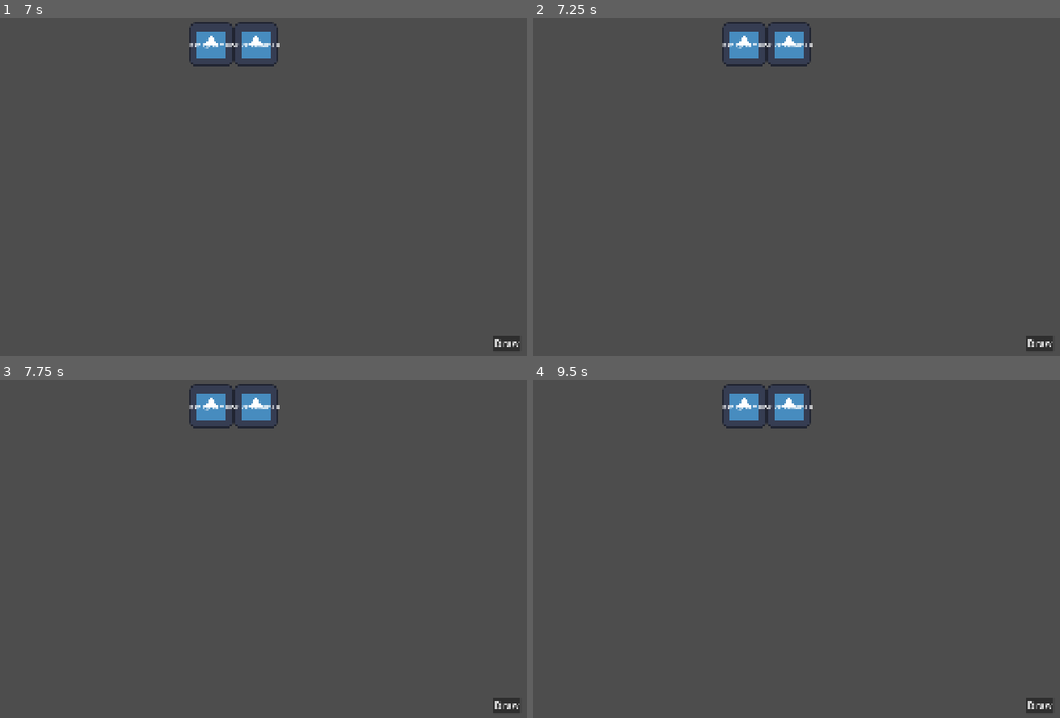
Above: before the commit, frames 1-4 (two rows, left to right).
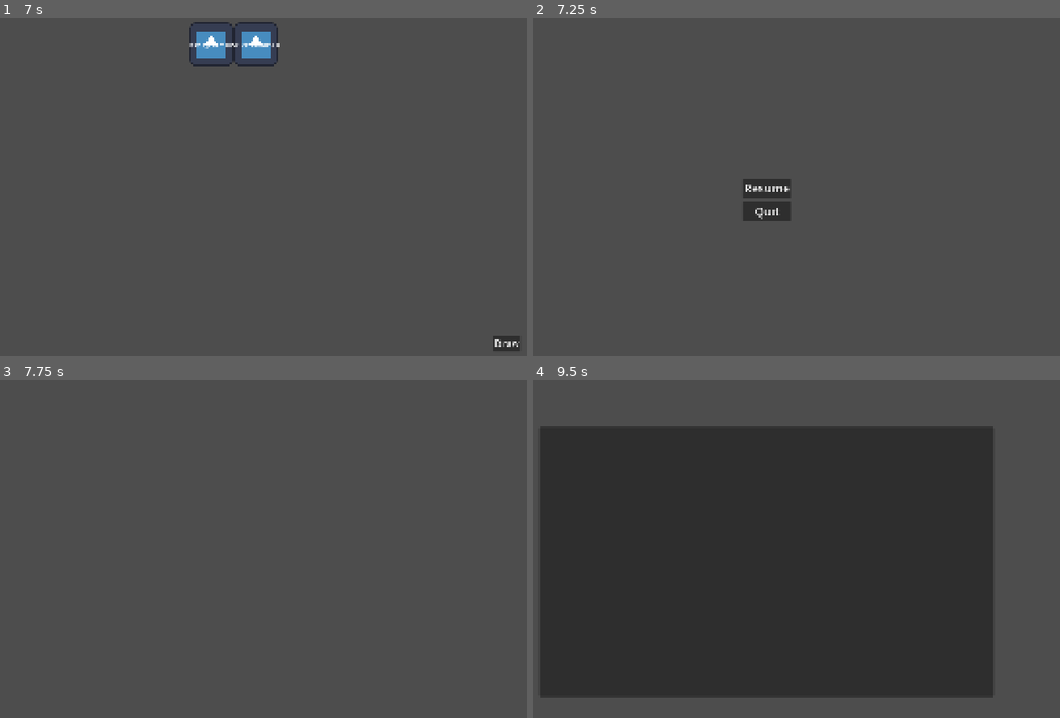
Above: after the commit, the same moments.

Repository: DyslexicWolf/CardGame
Game: Godot game, scene res://assets/Levels/SC_StartScreen.tscn
Two runs of this game, one before a commit and one after it. Both use one fixed random seed, a clock stepped at 60 frames per second and the inputs below. The engine's default icon, where the game draws it, is replaced by a stand-in: a white triangle on a blue panel in a dark square.
Inputs (mouse positions are in pixels of both pictures, inside the frame that each line leads up to):
- Up to frame 1 (7 s): click "Start" at 0.5 s; click "Draw" at 1.25 s; click "Draw" at 2 s; click "Draw" at 2.75 s; tap Enter at 3.5, 5, 6.5 s; move the mouse to (374, 180) at 3.52 s; press the mouse at (374, 180) at 3.53 s; release the mouse at (374, 180) at 4.25 s; tap Space at 4.25, 5.75 s; drag from (105, 217) to (200, 271) at 4.27 s; move the mouse to (300, 119) at 5.02 s; press the mouse at (300, 119) at 5.03 s; release the mouse at (300, 119) at 5.75 s; drag from (200, 271) to (42, 146) at 5.77 s; move the mouse to (426, 254) at 6.52 s; press the mouse at (426, 254) at 6.53 s
- Up to frame 2 (7.25 s): tap Escape (CloseUI) at 7.15 s
- Up to frame 3 (7.75 s): release the mouse at (426, 616) at 7.25 s; click (231, 549) at 7.25 s, where only the run after the commit has a clickable "Resume"
- Up to frame 4 (9.5 s): tap Space at 8 s; drag from (575, 508) to (670, 471) at 8.02 s; move the mouse to (796, 562) at 8.77 s; press the mouse at (796, 562) at 8.78 s; tap I (Inventory) at 9.4 s

Frame 1 is identical in both runs. In frame 2, 2.4% of the frame differs, in the area x 35-99%, y 1-99%; in frame 3, 1.4%; in frame 4, 70%, in the area x 1-99%, y 1-99%.

Commit message:
Setup logic to start adding cards to test out things

Diff:
--- a/assets/Prefabs/UI/PF_InventoryBox.tscn
+++ b/assets/Prefabs/UI/PF_InventoryBox.tscn
@@ -1,7 +1,6 @@
 [gd_scene format=3 uid="uid://cpqlqd8iprr3k"]
 
-[ext_resource type="Script" uid="uid://bx3c1uknfkpcc" path="res://Scripts/InventoryBox.gd" id="1_kn3ux"]
-[ext_resource type="Texture2D" uid="uid://b7fntpjepnvc8" path="res://Textures/TempFrame.png" id="2_h4uvq"]
+[ext_resource type="Script" uid="uid://bjmdqhnfyaicb" path="res://assets/Scripts/UI/GD_InventoryBox.gd" id="1_kn3ux"]
 
 [node name="InventoryBox" type="Control" unique_id=1795008268]
 custom_minimum_size = Vector2(135, 135)
@@ -22,4 +21,3 @@
 anchor_bottom = 1.0
 grow_horizontal = 2
 grow_vertical = 2
-texture = ExtResource("2_h4uvq")
--- /dev/null
+++ b/assets/Prefabs/UI/PF_InventoryDeckView.tscn
@@ -0,0 +1,11 @@
+[gd_scene format=3 uid="uid://dbll7yrhb02fl"]
+
+[ext_resource type="Script" uid="uid://bogjfxk5jhqgu" path="res://assets/Scripts/UI/GD_InventoryDeckView.gd" id="1_xrvkc"]
+[ext_resource type="PackedScene" uid="uid://xkxw2o7hnwgj" path="res://assets/Prefabs/UI/PF_BaseCard.tscn" id="2_lon21"]
+
+[node name="InventoryDeckView" type="Control" unique_id=1029259835]
+custom_minimum_size = Vector2(800, 300)
+layout_mode = 3
+anchors_preset = 0
+script = ExtResource("1_xrvkc")
+card_scene = ExtResource("2_lon21")
--- a/assets/Prefabs/UIStates/PF_InventoryUIState.tscn
+++ b/assets/Prefabs/UIStates/PF_InventoryUIState.tscn
@@ -1,8 +1,11 @@
 [gd_scene format=3 uid="uid://dm1013ql5oixo"]
 
 [ext_resource type="Script" uid="uid://c348p8lkbi177" path="res://assets/Scripts/StateMachine/GD_InventoryUIState.gd" id="1_8wxro"]
+[ext_resource type="PackedScene" uid="uid://xkxw2o7hnwgj" path="res://assets/Prefabs/UI/PF_BaseCard.tscn" id="2_qclop"]
+[ext_resource type="PackedScene" uid="uid://dbll7yrhb02fl" path="res://assets/Prefabs/UI/PF_InventoryDeckView.tscn" id="2_qmrvt"]
+[ext_resource type="PackedScene" uid="uid://cpqlqd8iprr3k" path="res://assets/Prefabs/UI/PF_InventoryBox.tscn" id="2_ydxjn"]
 
-[node name="InventoryUIState" type="Control" unique_id=839982300]
+[node name="InventoryUIState" type="Control" unique_id=839982300 node_paths=PackedStringArray("deck_view", "inventory_box_container")]
 layout_mode = 3
 anchors_preset = 15
 anchor_right = 1.0
@@ -10,6 +13,9 @@
 grow_horizontal = 2
 grow_vertical = 2
 script = ExtResource("1_8wxro")
+card_scene = ExtResource("2_qclop")
+deck_view = NodePath("PanelContainer/InventoryDeckView")
+inventory_box_container = NodePath("PanelContainer/InventoryHBoxContainer")
 
 [node name="PanelContainer" type="PanelContainer" parent="." unique_id=324391274]
 custom_minimum_size = Vector2(1350, 800)
@@ -25,3 +31,26 @@
 offset_bottom = 400.0
 grow_horizontal = 2
 grow_vertical = 2
+
+[node name="InventoryHBoxContainer" type="HBoxContainer" parent="PanelContainer" unique_id=1493079531]
+layout_mode = 2
+size_flags_horizontal = 4
+size_flags_vertical = 8
+theme_override_constants/separation = 10
+
+[node name="InventoryBox" parent="PanelContainer/InventoryHBoxContainer" unique_id=1795008268 instance=ExtResource("2_ydxjn")]
+layout_mode = 2
+
+[node name="InventoryBox2" parent="PanelContainer/InventoryHBoxContainer" unique_id=1343149470 instance=ExtResource("2_ydxjn")]
+layout_mode = 2
+
+[node name="InventoryBox3" parent="PanelContainer/InventoryHBoxContainer" unique_id=1808065755 instance=ExtResource("2_ydxjn")]
+layout_mode = 2
+
+[node name="InventoryBox4" parent="PanelContainer/InventoryHBoxContainer" unique_id=142360120 instance=ExtResource("2_ydxjn")]
+layout_mode = 2
+
+[node name="InventoryDeckView" parent="PanelContainer" unique_id=1029259835 instance=ExtResource("2_qmrvt")]
+layout_mode = 2
+size_flags_horizontal = 4
+size_flags_vertical = 0
--- a/assets/Prefabs/UIStates/PF_StartScreenUIState.tscn
+++ b/assets/Prefabs/UIStates/PF_StartScreenUIState.tscn
@@ -1,4 +1,6 @@
 [gd_scene format=3 uid="uid://hcegjf3hjkni"]
+
+[ext_resource type="Script" uid="uid://iuwcobs78edu" path="res://assets/Scripts/StateMachine/GD_StartScreenUIState.gd" id="1_thdab"]
 
 [node name="StartScreenUIState" type="Control" unique_id=654954145]
 layout_mode = 3
@@ -8,3 +10,4 @@
 grow_horizontal = 2
 grow_vertical = 2
 mouse_filter = 2
+script = ExtResource("1_thdab")
--- /dev/null
+++ b/assets/Resources/StartingLoadouts/RES_DefaultStartingLoadout.tres
@@ -0,0 +1,8 @@
+[gd_resource type="Resource" script_class="StartingLoadout" format=3 uid="uid://b7mfw844gi5yb"]
+
+[ext_resource type="Script" uid="uid://kc6opmo1shgd" path="res://assets/Scripts/BaseResources/GD_CardResource.gd" id="1_t4hoa"]
+[ext_resource type="Script" uid="uid://cxye6rmww4fot" path="res://assets/Scripts/BaseResources/GD_StartingLoadout.gd" id="2_0ewe8"]
+
+[resource]
+script = ExtResource("2_0ewe8")
+metadata/_custom_type_script = "uid://cxye6rmww4fot"
--- /dev/null
+++ b/assets/Scripts/BaseResources/GD_StartingLoadout.gd
@@ -0,0 +1,5 @@
+class_name StartingLoadout
+extends Resource
+
+@export var deck_cards: Array[CardResource] = []
+@export var inventory_cards: Array[CardResource] = []
--- a/assets/Scripts/Singletons/GD_Inventory.gd
+++ b/assets/Scripts/Singletons/GD_Inventory.gd
@@ -2,9 +2,16 @@
 
 signal card_added_to_deck(box_index: int, card: CardResource)
 signal card_removed_from_deck(box_index: int)
+signal cards_changed
+
+enum Zone {
+	DECK,
+	INVENTORY,
+}
 
 var deck_cards: Array[CardResource]
 var inventory_cards: Array[CardResource]
+var _loadout_applied := false
 
 
 func _init() -> void:
@@ -13,20 +20,76 @@
 
 
 func add_card_to_deck(card: CardResource, box_index: int) -> void:
-	var new_card := card.duplicate_deep(Resource.DEEP_DUPLICATE_ALL)
-	deck_cards[box_index] = new_card
-	card_added_to_deck.emit(box_index, new_card)
+	var new_card := card.duplicate_deep(Resource.DEEP_DUPLICATE_ALL) as CardResource
+	_set_slot(Zone.DECK, box_index, new_card)
+	cards_changed.emit()
 
 
 func add_card_to_inventory(card: CardResource, box_index: int) -> void:
-	var new_card := card.duplicate_deep(Resource.DEEP_DUPLICATE_ALL)
-	inventory_cards[box_index] = new_card
+	var new_card := card.duplicate_deep(Resource.DEEP_DUPLICATE_ALL) as CardResource
+	_set_slot(Zone.INVENTORY, box_index, new_card)
+	cards_changed.emit()
 
 
 func remove_card_from_deck(box_index: int) -> void:
-	deck_cards[box_index] = null
-	card_removed_from_deck.emit(box_index)
+	_set_slot(Zone.DECK, box_index, null)
+	cards_changed.emit()
 
 
 func remove_card_from_inventory(box_index: int) -> void:
-	inventory_cards[box_index] = null
+	_set_slot(Zone.INVENTORY, box_index, null)
+	cards_changed.emit()
+
+
+## Moves a card between slots. to_index == -1 means "first empty slot".
+## If the target slot is occupied, the two cards swap.
+func move_card(from_zone: Zone, from_index: int, to_zone: Zone, to_index := -1) -> bool:
+	var source := _zone_array(from_zone)
+	var target := _zone_array(to_zone)
+	var moving := source[from_index]
+	if moving == null:
+		return false
+	if to_index == -1:
+		to_index = target.find(null)
+	if to_index == -1:
+		return false
+	if from_zone == to_zone and from_index == to_index:
+		return false
+
+	var displaced := target[to_index]
+	_set_slot(from_zone, from_index, displaced)
+	_set_slot(to_zone, to_index, moving)
+	cards_changed.emit()
+	return true
+
+
+func _zone_array(zone: Zone) -> Array[CardResource]:
+	return deck_cards if zone == Zone.DECK else inventory_cards
+
+
+func _set_slot(zone: Zone, index: int, card: CardResource) -> void:
+	_zone_array(zone)[index] = card
+	if zone == Zone.DECK:
+		if card:
+			card_added_to_deck.emit(index, card)
+		else:
+			card_removed_from_deck.emit(index)
+
+
+func apply_loadout(loadout: StartingLoadout) -> void:
+	if _loadout_applied:
+		return
+	_loadout_applied = true
+	_fill(deck_cards, loadout.deck_cards)
+	_fill(inventory_cards, loadout.inventory_cards)
+	cards_changed.emit()
+
+
+func _fill(target: Array[CardResource], source: Array[CardResource]) -> void:
+	if source.size() > target.size():
+		push_warning(
+			"Loadout has %d cards but only %d slots; extras ignored."
+			% [source.size(), target.size()]
+		)
+	for i in mini(source.size(), target.size()):
+		target[i] = source[i].duplicate_deep(Resource.DEEP_DUPLICATE_ALL) as CardResource
--- a/assets/Scripts/StateMachine/GD_CombatUIState.gd
+++ b/assets/Scripts/StateMachine/GD_CombatUIState.gd
@@ -5,22 +5,28 @@
 
 
 func _ready() -> void:
+	set_process_unhandled_input(false)
 	combat_ui_state = self
 
 
 func _unhandled_input(event: InputEvent) -> void:
+	if not can_change_state:
+		return
+
 	if event.is_action_pressed("CloseUI") or event.is_action_pressed("Pause"):
 		get_viewport().set_input_as_handled()
 		transitioned.emit(self, "PauseUIState")
 
 
 func _enter() -> void:
+	set_process_unhandled_input(true)
 	get_tree().paused = false
 	combat_ui_state.show()
 	call_deferred("input_delay")
 
 
 func _exit() -> void:
+	set_process_unhandled_input(false)
 	can_change_state = false
 	combat_ui_state.hide()
 
--- a/assets/Scripts/StateMachine/GD_HUDState.gd
+++ b/assets/Scripts/StateMachine/GD_HUDState.gd
@@ -5,25 +5,30 @@
 
 
 func _ready() -> void:
+	set_process_unhandled_input(false)
 	hud_state = self
 
 
 func _unhandled_input(event: InputEvent) -> void:
+	if not can_change_state:
+		return
+
+	get_viewport().set_input_as_handled()
 	if event.is_action_pressed("Inventory"):
-		get_viewport().set_input_as_handled()
 		transitioned.emit(self, "InventoryUIState")
 	elif event.is_action_pressed("Pause"):
-		get_viewport().set_input_as_handled()
 		transitioned.emit(self, "PauseUIState")
 
 
 func _enter() -> void:
+	set_process_unhandled_input(true)
 	get_tree().paused = false
 	hud_state.show()
 	call_deferred("input_delay")
 
 
 func _exit() -> void:
+	set_process_unhandled_input(false)
 	can_change_state = false
 	hud_state.hide()
 
--- a/assets/Scripts/StateMachine/GD_InventoryUIState.gd
+++ b/assets/Scripts/StateMachine/GD_InventoryUIState.gd
@@ -1,29 +1,110 @@
 class_name InventoryUIState
 extends State
 
+@export var card_scene: PackedScene
+@export var deck_view: InventoryDeckView
+@export var inventory_box_container: HBoxContainer
+@export var starting_loadout: StartingLoadout
+
 var inventory_ui_state: InventoryUIState
+var _boxes: Array[InventoryBox] = []
 
 
 func _ready() -> void:
+	set_process_unhandled_input(false)
 	inventory_ui_state = self
+	deck_view.card_scene = card_scene
+	deck_view.card_drag_released.connect(_on_deck_card_released)
+
+	for child in inventory_box_container.get_children():
+		if child is InventoryBox:
+			var box := child as InventoryBox
+			box.box_index = _boxes.size()
+			box.card_scene = card_scene
+			box.card_drag_released.connect(_on_box_card_released)
+			_boxes.append(box)
+	if _boxes.size() != Inventory.inventory_cards.size():
+		push_warning(
+			"InventoryUI: %d boxes but %d inventory slots."
+			% [_boxes.size(), Inventory.inventory_cards.size()]
+		)
+
+	Inventory.cards_changed.connect(refresh, CONNECT_DEFERRED)
+	if starting_loadout:
+		Inventory.apply_loadout(starting_loadout)
+	refresh()
 
 
 func _unhandled_input(event: InputEvent) -> void:
+	if not can_change_state:
+		return
+
 	if event.is_action_pressed("CloseUI") or event.is_action_pressed("Inventory"):
 		get_viewport().set_input_as_handled()
 		transitioned.emit(self, "HUDState")
 
 
+func refresh() -> void:
+	deck_view.show_cards(Inventory.deck_cards)
+	for box in _boxes:
+		box.set_card(
+			(
+				Inventory.inventory_cards[box.box_index]
+				if box.box_index < Inventory.inventory_cards.size()
+				else null
+			)
+		)
+
+
 func _enter() -> void:
 	get_tree().paused = false
 	inventory_ui_state.show()
+	refresh()
+	set_process_unhandled_input(true)
 	call_deferred("input_delay")
 
 
 func _exit() -> void:
+	set_process_unhandled_input(false)
 	can_change_state = false
 	inventory_ui_state.hide()
+	refresh()
 
 
-func _state_physics_process(_delta: float) -> void:
-	pass
+func _box_at(global_pos: Vector2) -> InventoryBox:
+	for box in _boxes:
+		if box.get_global_rect().has_point(global_pos):
+			return box
+	return null
+
+
+func _on_deck_card_released(card: BaseCard, global_pos: Vector2, deck_index: int) -> void:
+	var box := _box_at(global_pos)
+	if (
+		box
+		and Inventory.move_card(
+			Inventory.Zone.DECK,
+			deck_index,
+			Inventory.Zone.INVENTORY,
+			box.box_index,
+		)
+	):
+		return
+	deck_view.return_card(card)
+
+
+func _on_box_card_released(_card: BaseCard, global_pos: Vector2, box: InventoryBox) -> void:
+	if deck_view.get_global_rect().has_point(global_pos):
+		if Inventory.move_card(Inventory.Zone.INVENTORY, box.box_index, Inventory.Zone.DECK):
+			return
+	else:
+		var target := _box_at(global_pos)
+		if target and target != box \
+				and Inventory.move_card(
+			Inventory.Zone.INVENTORY,
+			box.box_index,
+			Inventory.Zone.INVENTORY,
+			target.box_index,
+		):
+			return
+	box.return_card()
--- a/assets/Scripts/StateMachine/GD_LootUIState.gd
+++ b/assets/Scripts/StateMachine/GD_LootUIState.gd
@@ -5,25 +5,30 @@
 
 
 func _ready() -> void:
+	set_process_unhandled_input(false)
 	loot_ui_state = self
 
 
 func _unhandled_input(event: InputEvent) -> void:
+	if not can_change_state:
+		return
+
+	get_viewport().set_input_as_handled()
 	if event.is_action_pressed("CloseUI"):
-		get_viewport().set_input_as_handled()
 		transitioned.emit(self, "HUDState")
 	elif event.is_action_pressed("Inventory"):
-		get_viewport().set_input_as_handled()
 		transitioned.emit(self, "InventoryUIState")
 
 
 func _enter() -> void:
+	set_process_unhandled_input(true)
 	get_tree().paused = false
 	loot_ui_state.show()
 	call_deferred("input_delay")
 
 
 func _exit() -> void:
+	set_process_unhandled_input(false)
 	can_change_state = false
 	loot_ui_state.hide()
 
--- a/assets/Scripts/StateMachine/GD_PauseUIState.gd
+++ b/assets/Scripts/StateMachine/GD_PauseUIState.gd
@@ -5,22 +5,28 @@
 
 
 func _ready() -> void:
+	set_process_unhandled_input(false)
 	pause_ui_state = self
 
 
 func _unhandled_input(event: InputEvent) -> void:
+	if not can_change_state:
+		return
+
 	if event.is_action_pressed("CloseUI") or event.is_action_pressed("Pause"):
 		get_viewport().set_input_as_handled()
 		transitioned.emit(self, "HUDState")
 
 
 func _enter() -> void:
+	set_process_unhandled_input(true)
 	get_tree().paused = false
 	pause_ui_state.show()
 	call_deferred("input_delay")
 
 
 func _exit() -> void:
+	set_process_unhandled_input(true)
 	can_change_state = false
 	pause_ui_state.hide()
 
--- a/assets/Scripts/StateMachine/GD_StartScreenUIState.gd
+++ b/assets/Scripts/StateMachine/GD_StartScreenUIState.gd
@@ -5,22 +5,28 @@
 
 
 func _ready() -> void:
+	set_process_unhandled_input(false)
 	start_screen_ui_state = self
 
 
 func _unhandled_input(event: InputEvent) -> void:
-	if event.is_action_pressed("CloseUI") or event.is_action_pressed("Pause"):
-		get_viewport().set_input_as_handled()
-		transitioned.emit(self, "HUDState")
+	if not can_change_state:
+		return
+
+	get_viewport().set_input_as_handled()
+	if event.is_action_pressed("Pause"):
+		transitioned.emit(self, "PauseUIState")
 
 
 func _enter() -> void:
+	set_process_unhandled_input(true)
 	get_tree().paused = false
 	start_screen_ui_state.show()
 	call_deferred("input_delay")
 
 
 func _exit() -> void:
+	set_process_unhandled_input(false)
 	can_change_state = false
 	start_screen_ui_state.hide()
 
--- a/assets/Scripts/UI/GD_BaseCard.gd
+++ b/assets/Scripts/UI/GD_BaseCard.gd
@@ -93,6 +93,13 @@
 	return tween_visual(home_position, home_rotation, 1.0, duration, delay)
 
 
+func snap_home() -> void:
+	_kill_tween()
+	_hovered = false
+	z_index = home_z
+	apply_visual(home_position, home_rotation, Vector2.ONE)
+
+
 func dispose() -> void:
 	_kill_tween()
 	queue_free()
--- a/assets/Scripts/UI/GD_InventoryBox.gd
+++ b/assets/Scripts/UI/GD_InventoryBox.gd
@@ -1 +1,49 @@
-extends Node
+class_name InventoryBox
+extends Control
+
+signal card_drag_released(card: BaseCard, global_pos: Vector2, box: InventoryBox)
+
+@export var card_scene: PackedScene
+
+var box_index := -1
+var _card: BaseCard
+
+
+func _ready() -> void:
+	resized.connect(_center_card)
+
+
+func set_card(resource: CardResource) -> void:
+	if _card:
+		remove_child(_card)
+		_card.dispose()
+		_card = null
+	if resource == null:
+		return
+
+	_card = card_scene.instantiate() as BaseCard
+	add_child(_card)
+	_card.size = _card.get_combined_minimum_size()
+	_card.setup(resource)
+	_card.hover_lift = 0.0
+	_card.hover_scale = 1.08
+	_card.drag_released.connect(_on_card_drag_released)
+	_center_card()
+
+
+func return_card() -> void:
+	if _card:
+		_card.go_home(0.2)
+
+
+func _center_card() -> void:
+	if _card == null or _card.is_dragging:
+		return
+	_card.home_position = (size - _card.size) * 0.5
+	_card.home_rotation = 0.0
+	_card.home_z = 0
+	_card.snap_home()
+
+
+func _on_card_drag_released(card: BaseCard, global_pos: Vector2) -> void:
+	card_drag_released.emit(card, global_pos, self)
--- /dev/null
+++ b/assets/Scripts/UI/GD_InventoryDeckView.gd
@@ -0,0 +1,102 @@
+class_name InventoryDeckView
+extends Control
+
+signal card_drag_released(card: BaseCard, global_pos: Vector2, deck_index: int)
+
+@export var card_scene: PackedScene
+
+@export_group("Layout")
+@export var min_visible_width := 36.0
+@export var layout_duration := 0.2
+
+@export_group("Hover")
+@export var hover_lift := 14.0
+
+var _cards: Array[BaseCard] = []
+var _hovered_card: BaseCard
+
+
+func _ready() -> void:
+	resized.connect(_layout.bind(false))
+
+
+## `slots` is Inventory.deck_cards (it can contain nulls). The slot index is kept per card.
+func show_cards(slots: Array[CardResource]) -> void:
+	_clear()
+	for slot_index in slots.size():
+		var resource := slots[slot_index]
+		if resource == null:
+			continue
+		var card := card_scene.instantiate() as BaseCard
+		add_child(card)
+		card.size = card.get_combined_minimum_size()
+		card.setup(resource)
+
+		card.hover_lift = minf(hover_lift, (card.hover_scale - 1.0) * card.size.y * 0.45)
+		card.hover_started.connect(_on_card_hover_started)
+		card.hover_ended.connect(_on_card_hover_ended)
+		card.drag_released.connect(_on_card_drag_released.bind(slot_index))
+		_cards.append(card)
+	_layout(false)
+
+
+func return_card(card: BaseCard) -> void:
+	card.go_home(layout_duration)
+
+
+func _clear() -> void:
+	for card in _cards:
+		remove_child(card)
+		card.dispose()
+	_cards.clear()
+	_hovered_card = null
+
+
+func _layout(animate: bool) -> void:
+	var count := _cards.size()
+	if count == 0:
+		return
+	var card_size := _cards[0].size
+
+	var step := card_size.x
+	if count > 1:
+		step = clampf((size.x - card_size.x) / (count - 1), min_visible_width, card_size.x)
+
+	var total_width := card_size.x + step * (count - 1)
+	var start := Vector2((size.x - total_width) * 0.5, (size.y - card_size.y) * 0.5)
+
+	for i in count:
+		var card := _cards[i]
+		if card.is_dragging:
+			continue
+		card.home_position = start + Vector2(step * i, 0.0)
+		card.home_rotation = 0.0
+		card.home_z = i
+		if animate:
+			card.go_home(layout_duration)
+		else:
+			card.snap_home()
+
+
+func _on_card_hover_started(card: BaseCard) -> void:
+	_hovered_card = card
+	move_child(card, -1)
+
+
+func _on_card_hover_ended(card: BaseCard) -> void:
+	if _hovered_card == card:
+		_hovered_card = null
+	_restore_order()
+	if _hovered_card:
+		move_child(_hovered_card, -1)
+
+
+func _restore_order() -> void:
+	for card in _cards:
+		move_child(card, -1)
+
+
+func _on_card_drag_released(card: BaseCard, global_pos: Vector2, deck_index: int) -> void:
+	_hovered_card = null
+	_restore_order()
+	card_drag_released.emit(card, global_pos, deck_index)
Not shown, added: assets/Scripts/BaseResources/GD_StartingLoadout.gd.uid
Not shown, added: assets/Scripts/UI/GD_InventoryDeckView.gd.uid
